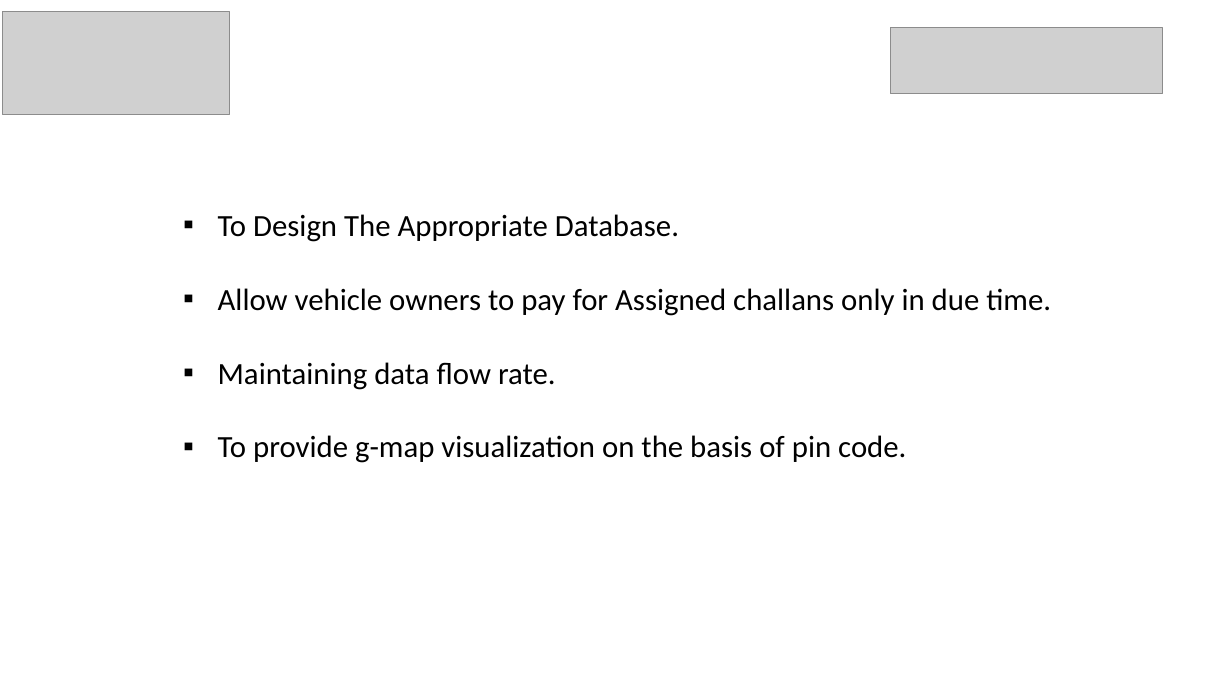
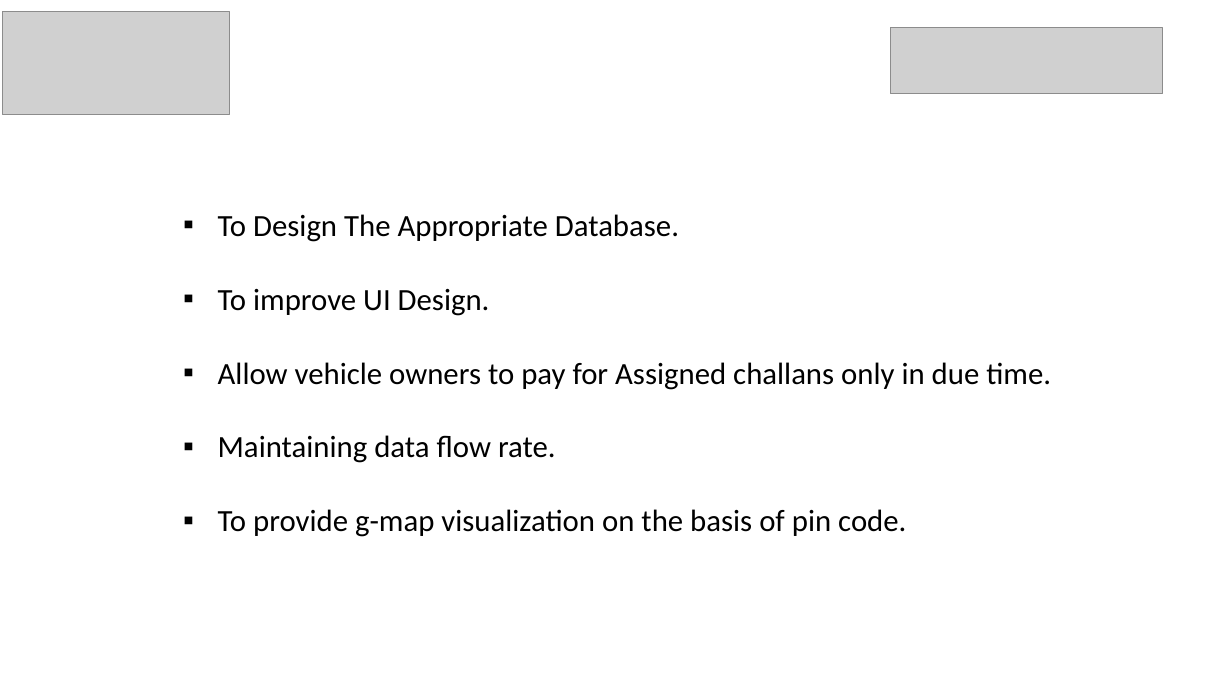
Before and after one commit to Sudhanshup7408/OnlineTrafficChallanPortal, a slide deck: slide 10 of MajorProject.pptx (slide 11 before the commit). Drawn at 1232x693 pixels with LibreOffice and Linux fonts; fonts in the diff are those of the drawing; grey boxes stand for pictures; background and template pictures are left out. Boxes give left, top, right and bottom in pixels: in the first picture for what was removed or moved away, otherwise in the second. Text is boxed around its words. In the diff, an @@ line names an element or a change of style, - is before the commit and + after.

```diff
--- a/MajorProject.pptx
+++ b/MajorProject.pptx
@@ text at (218, 289, 490, 316): paragraph added @@
+▪ To improve UI Design.
```
Also in this commit, not shown: 2 other slides changed, 1 slide removed.
